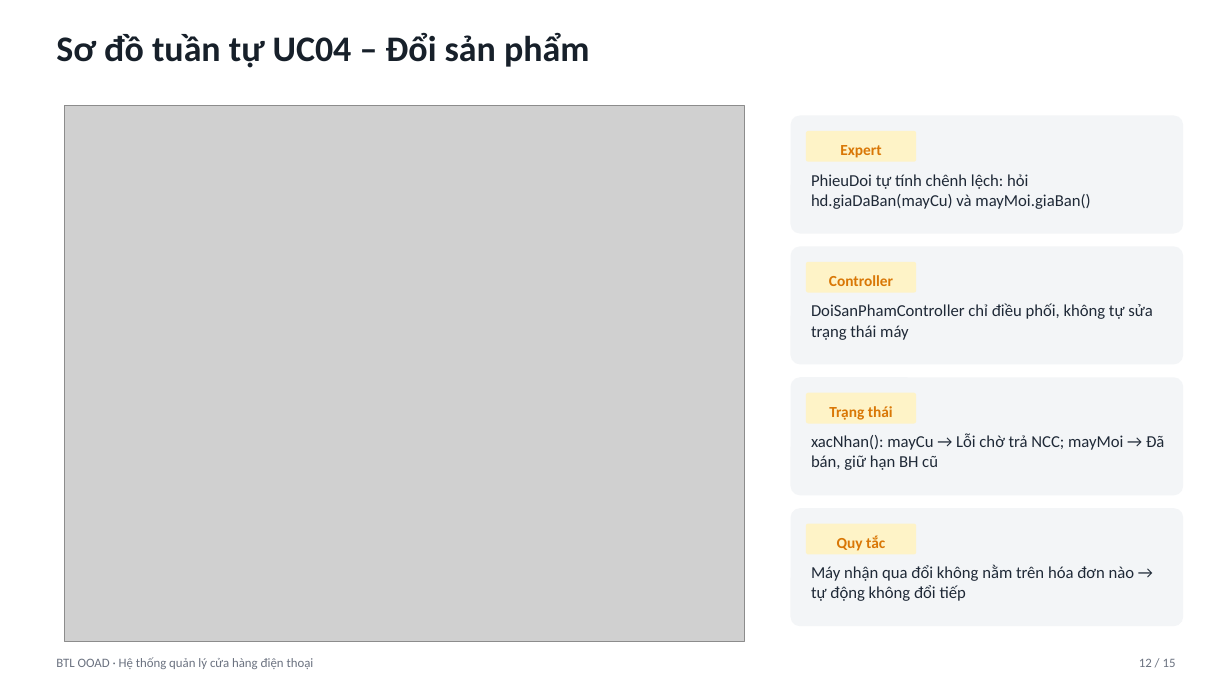
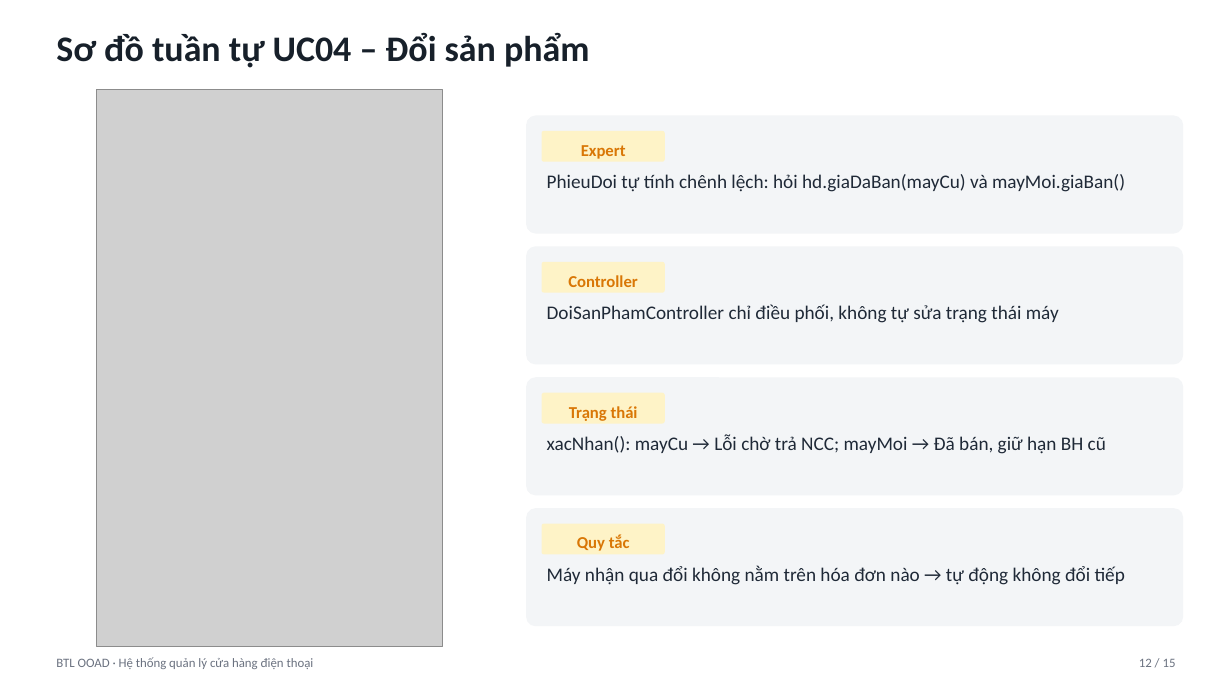
Before and after one commit to trungkien1407/OOP, a slide deck: slide 12 of Slide_ThuyetTrinh_15phut.pptx. Drawn at 1232x693 pixels with LibreOffice and Linux fonts; fonts in the diff are those of the drawing; grey boxes stand for pictures. Boxes give left, top, right and bottom in pixels: in the first picture for what was removed or moved away, otherwise in the second. Text is boxed around its words. In the diff, an @@ line names an element or a change of style, - is before the commit and + after.

```diff
--- a/Slide_ThuyetTrinh_15phut.pptx
+++ b/Slide_ThuyetTrinh_15phut.pptx
@@ picture: place and size @@
-picture at [65,105,745,642]
+picture at [96,90,443,647]
@@ rounded rectangle: place and size @@
-rounded rectangle at [791,116,1184,234]
+rounded rectangle at [526,116,1183,234]
@@ text "Expert": place and size @@
-text "Expert" at [840,145,881,158]
+text "Expert" at [581,145,626,159]
@@ rounded rectangle: place and size @@
-rounded rectangle at [806,131,916,162]
+rounded rectangle at [542,131,665,162]
@@ text "PhieuDoi tự tính chênh lệch: ...": place and size @@
-text "PhieuDoi tự tính chênh lệch: ..." at [811,174,1090,209]
+text "PhieuDoi tự tính chênh lệch: ..." at [547,174,1125,192]
@@ rounded rectangle: place and size @@
-rounded rectangle at [791,247,1184,365]
+rounded rectangle at [526,247,1183,365]
@@ text "Controller": place and size @@
-text "Controller" at [829,275,893,286]
+text "Controller" at [568,275,637,287]
@@ rounded rectangle: place and size @@
-rounded rectangle at [806,262,916,292]
+rounded rectangle at [542,262,665,292]
@@ text "DoiSanPhamController chỉ điều phối, không ...": place and size @@
-text "DoiSanPhamController chỉ điều phối, không ..." at [811,303,1153,340]
+text "DoiSanPhamController chỉ điều phối, không ..." at [547,304,1059,323]
@@ rounded rectangle: place and size @@
-rounded rectangle at [791,377,1184,495]
+rounded rectangle at [526,377,1183,495]
@@ text "Trạng thái": place and size @@
-text "Trạng thái" at [829,406,893,420]
+text "Trạng thái" at [569,406,638,421]
@@ rounded rectangle: place and size @@
-rounded rectangle at [806,393,916,423]
+rounded rectangle at [542,393,665,423]
@@ text "xacNhan(): mayCu → Lỗi chờ ...": place and size @@
-text "xacNhan(): mayCu → Lỗi chờ ..." at [811,434,1164,470]
+text "xacNhan(): mayCu → Lỗi chờ ..." at [547,434,1106,454]
@@ rounded rectangle: place and size @@
-rounded rectangle at [791,508,1184,627]
+rounded rectangle at [526,508,1183,627]
@@ size 12 to 13 pt in 4 elements at [581,145,626,159], [568,275,637,287], [569,406,638,421], [577,535,630,551] @@
@@ text "Quy tắc": place and size @@
-text "Quy tắc" at [837,535,885,551]
+text "Quy tắc" at [577,535,630,551]
@@ rounded rectangle: place and size @@
-rounded rectangle at [806,524,916,555]
+rounded rectangle at [542,524,665,555]
@@ size 13 to 15 pt in 4 elements at [547,174,1125,192], [547,304,1059,323], [547,434,1106,454], [547,565,1125,585] @@
@@ text "Máy nhận qua đổi không ...": place and size @@
-text "Máy nhận qua đổi không ..." at [811,565,1135,601]
+text "Máy nhận qua đổi không ..." at [547,565,1125,585]
```
Also in this commit, not shown: 8 other slides changed, 2 other files.
